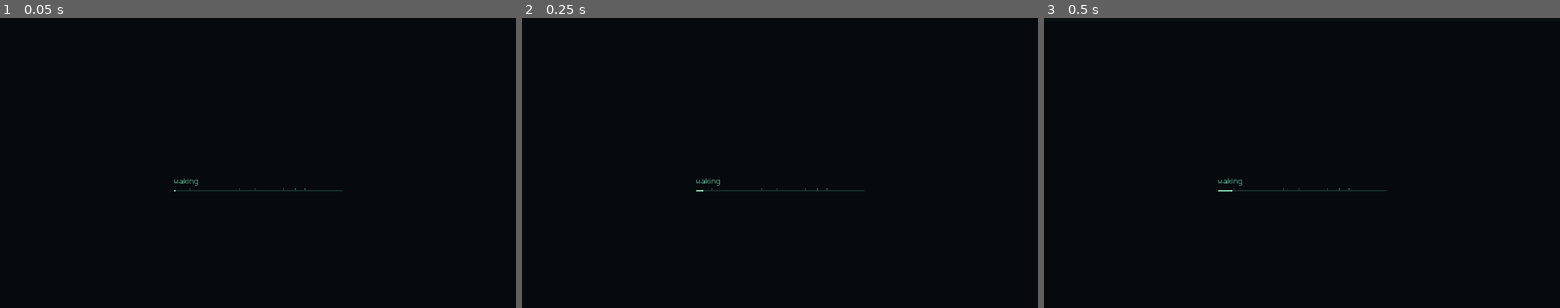
Above: before the commit, frames 1-3 (left to right).
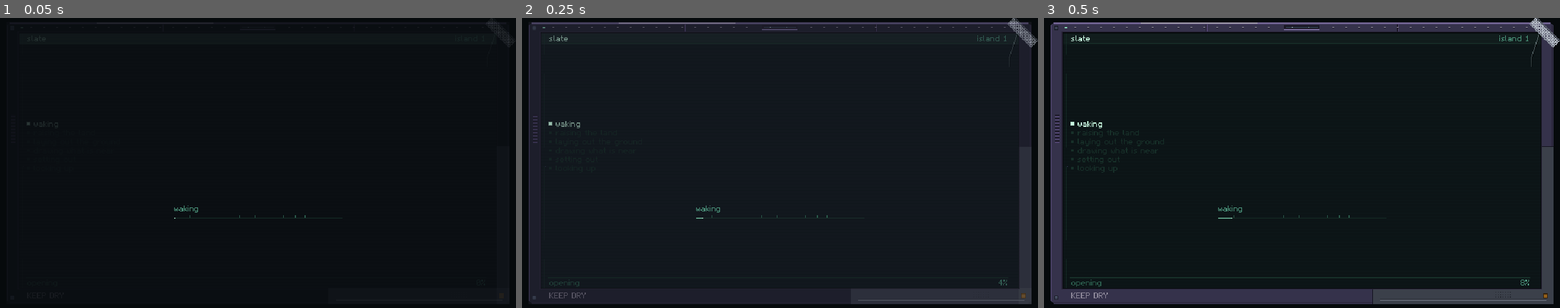
Above: after the commit, the same moments.

Repository: Xaxis/unspent-ortho
Game: Godot game, scene res://src/main.tscn
The game is run twice, just before and just after one commit, with the same random seed, the same clock (stepped at 60 frames per second) and the same inputs.
Inputs:
- Up to frame 1 (0.05 s): no input
- Up to frame 2 (0.25 s): no input
- Up to frame 3 (0.5 s): no input

The runs differ from the first frame. In frame 1, 0.6% of the frame differs, in the area x 5-100%, y 0-98%; in frame 2, 16%, in the area x 1-100%, y 0-99%; in frame 3, 14%.

Commit message:
Make the first screen of the game the slate, like every screen after it
The loading page was the one screen that was not the slate: bare phosphor type
and a hundred-pixel island floating high on a field that was 98.8% empty
near-black. It is the first thing anybody sees, and ART §9 says one device,
every screen, nothing that looks like it came from elsewhere.

It is the device an app opens on now — the same rect, the same glass, the same
status bar and foot strip — with violet chrome, rivets in a row, the module's
cold sensor slit, vents cut down the side, the grey casing soldered on at the
lower right, duct tape over the cracked corner and KEEP DRY scratched into it.
Drawn from rects at whole pixels rather than baked: it has to be on the very
first frame, and the slate's own bake takes a third of a second the start-up
cannot spend. 6.0% of the frame is bare ground now instead of 98.8%.

The glass carries the work as well as the line: the stages down the left margin,
ticked as they are done, the island in the middle, the line under it. That is
the slate's own two-pane layout, and every word of it is true.

The chrome rises over half a second rather than appearing. The web shell draws
this page in the browser while the engine downloads and cannot draw a bezel, so
the engine's page starts exactly as the shell left it and powers up from there.
The line moved down to keep its place in the new composition; the shell moved
with it, and tests/export holds the two together, as it holds the page's device
to UiSlate's.

Diff:
--- a/src/boot/boot_page.gd
+++ b/src/boot/boot_page.gd
@@ -30,7 +30,14 @@
 ## hand-over. The slate's glass and phosphor (UiTheme: GLASS_OFF, GHOST, FAINT, TEXT,
 ## BRIGHT, TEXT_DIM), written out so this page names nothing heavy: the loading
 ## page is the slate powering up.
+##
+## Palette is the one class it does name: eighty lines of const ramps with no
+## dependencies of its own, so the bezel's violet chrome, its grey casing patch
+## and its tape are the machines' own colours rather than a copy that can drift.
 const GLASS := Color("#060a0c")
+## The glass once it is lit (UiTheme.GLASS, GLASS_ROW): the screen inside the bezel.
+const SCREEN_GLASS := Color("#0b1315")
+const SCREEN_ROW := Color("#0d1618")
 const RAIL := Color("#173029")
 const TICK := Color("#2b5c4c")
 const LIT := Color("#87d9b5")
@@ -47,12 +54,31 @@
 const GRID := Color("#4b4274")
 const VILLAGE := Color("#c9fbe2")
 const SKETCH := 112
-const SKETCH_AT := Vector2i(264, 70)
+const SKETCH_AT := Vector2i(264, 104)
 const SKETCH_DRAW_SECONDS := 0.45
 
-const LINE_Y := 214
+const LINE_Y := 248
 const LINE_X0 := 216
 const LINE_X1 := 424
+
+## The device, and the glass in it: UiSlate.DEVICE and UiSlate.glass_of(DEVICE),
+## written out for the same reason the colours are (tests/export/test_boot_page
+## holds them to the slate's own). This is the device an app opens on, so the
+## first screen of the game is the screen every screen after it is.
+const DEVICE := Rect2i(8, 5, 624, 350)
+const SCREEN := Rect2i(24, 19, 592, 316)
+## The bar along the top of the glass and the strip along its foot.
+const STATUS_H := 12
+const KEYS_H := 12
+## Seconds the chrome takes to come up. The web shell draws this page in the
+## browser while the engine downloads (src/boot/shell.html) and cannot draw a
+## bezel, so the engine's page starts as the shell left it — bare glass — and
+## the chrome rises as the power does. Nothing pops.
+const BEZEL_IN := 0.5
+## The bezel's ink, all from the machines' own ramps.
+const CHROME := Palette.FOUND
+const CASING := Palette.ASH
+const SENSOR := Palette.COLD
 ## Seconds the page takes to lift off the scene once it is up.
 const LIFT_SECONDS := 0.35
 
@@ -356,19 +382,123 @@
 	return held_progress if held_progress >= 0.0 else stages.progress()
 
 
+## How far the slate has powered up, 0..1. A still page for shots is already on.
+func lit() -> float:
+	return 1.0 if kind == "preview" else clampf(_t / BEZEL_IN, 0.0, 1.0)
+
+
 ## The glass goes once the ink on it has faded.
 func _draw_glass() -> void:
 	var a := 1.0
 	if _lift >= 0.0:
 		a = 1.0 - clampf((_lift - LIFT_SECONDS * 0.4) / (LIFT_SECONDS * 0.6), 0.0, 1.0)
 	UiDraw.rect(_sheet, Rect2i(0, 0, 640, 360), Color(GLASS, a))
+	_draw_device(_sheet, a * lit())
+
+
+## The device the page is a screen of: violet chrome stolen off a machine, a
+## grey casing patched onto its lower right, duct tape over the cracked corner,
+## KEEP DRY scratched into it (docs/ART.md §9). The loading page was the one
+## screen in the game that was not the slate, and it is the first one anybody
+## sees. Drawn from rects at whole pixels, not baked: it must be on the very
+## first frame, and a bake takes a third of a second the start-up cannot spend.
+func _draw_device(ci: CanvasItem, a: float) -> void:
+	if a <= 0.0:
+		return
+	var d := DEVICE
+	var g := SCREEN
+	var face := CHROME[1].lerp(Palette.PLATE[1], 0.35)
+	# 1. The chrome: one violet face, chamfered corners, lit along the top and
+	#    left, one shade step along the bottom and right. Exact, as FOUND is.
+	UiDraw.rect(ci, d, Color(face, a))
+	for k in 4:
+		var n := 4 - k
+		for y: int in [d.position.y + k, d.end.y - 1 - k]:
+			UiDraw.rect(ci, Rect2i(d.position.x, y, n, 1), Color(GLASS, a))
+			UiDraw.rect(ci, Rect2i(d.end.x - n, y, n, 1), Color(GLASS, a))
+	UiDraw.hline(ci, d.position.x + 4, d.end.x - 5, d.position.y, Color(CHROME[0], a))
+	UiDraw.hline(ci, d.position.x + 4, d.end.x - 5, d.position.y + 1, Color(CHROME[3], a))
+	UiDraw.hline(ci, d.position.x + 4, d.end.x - 5, d.position.y + 2, Color(CHROME[2], a))
+	UiDraw.vline(ci, d.position.x + 1, d.position.y + 4, d.end.y - 5, Color(CHROME[2], a))
+	UiDraw.hline(ci, d.position.x + 4, d.end.x - 5, d.end.y - 2, Color(CHROME[0].lerp(CHROME[1], 0.5), a))
+	UiDraw.vline(ci, d.end.x - 2, d.position.y + 4, d.end.y - 5, Color(CHROME[0].lerp(CHROME[1], 0.5), a))
+	# One rubbed edge: years of a thumb along the top, worn to bright metal.
+	UiDraw.hline(ci, d.position.x + 112, d.position.x + 256, d.position.y + 1, Color(CHROME[5], a))
+	# 2. The plates its frame is built of, and the vent slots cut down the side.
+	for sx: int in [d.position.x + 193, d.position.x + 430]:
+		UiDraw.vline(ci, sx, d.position.y + 3, g.position.y - 3, Color(CHROME[0], a))
+		UiDraw.vline(ci, sx + 1, d.position.y + 3, g.position.y - 3, Color(CHROME[2], a))
+	for i in 9:
+		UiDraw.rect(ci, Rect2i(d.position.x + 6, d.position.y + 115 + i * 4, 5, 2), Color(CHROME[0], a))
+		UiDraw.hline(ci, d.position.x + 6, d.position.x + 10, d.position.y + 117 + i * 4, Color(CHROME[2], a))
+	# 3. Rivets along the top in an exact row, and the module's cold sensor slit.
+	var slit := Rect2i(320 - 22, d.position.y + 4, 44, 5)
+	var rx := d.position.x + 30
+	while rx < d.end.x - 30:
+		if rx < slit.position.x - 6 or rx > slit.end.x + 4:
+			UiDraw.rect(ci, Rect2i(rx, d.position.y + 6, 2, 1), Color(CHROME[5], a))
+			UiDraw.rect(ci, Rect2i(rx, d.position.y + 7, 2, 1), Color(CHROME[0], a))
+		rx += 16
+	UiDraw.rect(ci, slit, Color(CHROME[0], a))
+	UiDraw.hline(ci, slit.position.x + 2, slit.end.x - 3, slit.position.y + 2, Color(SENSOR[1], a))
+	for k: int in [9, 10, 30]:
+		UiDraw.px(ci, slit.position.x + k, slit.position.y + 2, Color(SENSOR[3], a))
+	UiDraw.hline(ci, slit.position.x, slit.end.x - 1, slit.end.y, Color(CHROME[3], a))
+	# 4. The grey casing cut off some other device and soldered onto the corner.
+	var seam_x := d.position.x + 399
+	var seam_y := d.position.y + 154
+	UiDraw.rect(ci, Rect2i(d.end.x - 16, seam_y, 16, d.end.y - seam_y), Color(CASING[1], a))
+	UiDraw.rect(ci, Rect2i(seam_x, d.end.y - 20, d.end.x - seam_x, 20), Color(CASING[1], a))
+	UiDraw.hline(ci, d.end.x - 16, d.end.x - 1, seam_y, Color(Palette.INK[1], a))
+	UiDraw.vline(ci, seam_x, d.end.y - 20, d.end.y - 1, Color(Palette.INK[1], a))
+	UiDraw.hline(ci, seam_x + 10, d.end.x - 10, d.end.y - 6, Color(CASING[0], a))
+	UiDraw.hline(ci, seam_x + 10, d.end.x - 10, d.end.y - 5, Color(CASING[2], a))
+	for gy in 3:
+		for gx in 7:
+			UiDraw.rect(ci, Rect2i(d.end.x - 72 + gx * 3, g.end.y + 5 + gy * 3, 1, 1), Color(CASING[0], a))
+	# 5. Two machine screws, and the brass one where the right screw was lost.
+	for s: Vector2i in [Vector2i(d.position.x + 5, d.position.y + 5), Vector2i(d.position.x + 5, d.end.y - 10)]:
+		UiDraw.rect(ci, Rect2i(s.x, s.y, 5, 5), Color(Palette.PLATE[3], a))
+		UiDraw.frame(ci, Rect2i(s.x, s.y, 5, 5), Color(Palette.PLATE[0], a))
+		UiDraw.hline(ci, s.x + 1, s.x + 3, s.y + 2, Color(Palette.PLATE[0], a))
+	UiDraw.rect(ci, Rect2i(d.end.x - 13, d.end.y - 13, 6, 6), Color(Palette.COPPER[2], a))
+	UiDraw.frame(ci, Rect2i(d.end.x - 13, d.end.y - 13, 6, 6), Color(Palette.COPPER[0], a))
+	# 6. KEEP DRY scratched into the chrome, the power light, the lip and the glass.
+	UiDraw.text(ci, Vector2i(d.position.x + 26, d.end.y - 15), "KEEP DRY", Color(CHROME[5], a * 0.85))
+	UiDraw.rect(ci, Rect2i(d.position.x + 18, d.position.y + 6, 3, 2), Color(LIT, a))
+	UiDraw.frame(ci, g.grow(2), Color(CHROME[0].lerp(CHROME[1], 0.4), a))
+	UiDraw.frame(ci, g.grow(1), Color(GLASS, a))
+	UiDraw.rect(ci, g, Color(SCREEN_GLASS, a))
+	for y in range(g.position.y + 1, g.end.y, 2):
+		UiDraw.hline(ci, g.position.x, g.end.x - 1, y, Color(SCREEN_ROW, a))
+	# 7. Duct tape across the top right corner, over the crack under it.
+	_draw_tape(ci, a)
+
+
+## Silver duct tape laid across the corner on the diagonal, its ends torn.
+func _draw_tape(ci: CanvasItem, a: float) -> void:
+	var corner := Vector2(DEVICE.end.x - 1, DEVICE.position.y)
+	for t in range(-19, 23):
+		var mid := corner + Vector2(1, 1).normalized() * t + Vector2(1, -1).normalized() * -16.0
+		var across := Vector2(1, -1).normalized()
+		for off in range(-6, 7):
+			var q := mid + across * off
+			var col := CASING[4] if absi(off) < 5 else CASING[3]
+			if off > 4:
+				col = CASING[2]
+			elif (roundi(q.x) * 2 + roundi(q.y)) % 4 == 0:
+				col = CASING[3]
+			UiDraw.px(ci, roundi(q.x), roundi(q.y), Color(col, a))
 
 
 func _draw_page() -> void:
 	var ci := _ink
 	# A faint band drifting down the glass: the page is alive while a stage runs.
-	var band_y := int(fmod(_t * 22.0, 400.0)) - 20
-	UiDraw.rect(ci, Rect2i(0, band_y, 640, 14), SCAN)
+	var g := SCREEN
+	var band_y := g.position.y + int(fmod(_t * 22.0, float(g.size.y + 40))) - 20
+	UiDraw.rect(ci, Rect2i(g.position.x, maxi(band_y, g.position.y), g.size.x, clampi(14, 0, g.end.y - maxi(band_y, g.position.y))), SCAN)
+	_draw_status(ci)
+	_draw_marks(ci)
 	_draw_sketch(ci)
 	var p := progress()
 	var x0 := LINE_X0
@@ -393,6 +523,79 @@
 	UiDraw.text(ci, Vector2i(x0, LINE_Y - 16), words, WORDS)
 
 
+## The slate's status bar and its key strip, the two things every app on this
+## device has: the page is one of them, so the empty field the island used to
+## float in is furnished the way the rest of the slate is.
+func _draw_status(ci: CanvasItem) -> void:
+	var a := lit()
+	if a <= 0.0:
+		return
+	var g := SCREEN
+	var x := g.position.x + 10
+	var y := g.position.y + 2
+	UiDraw.hline(ci, x - 2, g.end.x - 14, g.position.y + STATUS_H, Color(RAIL, a))
+	UiDraw.text(ci, Vector2i(x, y), "slate", Color(HEAD, a))
+	UiDraw.text_right(ci, g.end.x - 14, y, "island %d" % (options.seed_value if options != null else 0), Color(WORDS, a))
+	# The foot strip: what it is doing, in the place an app names its keys.
+	var fy := g.end.y - KEYS_H + 1
+	UiDraw.hline(ci, x - 2, g.end.x - 14, fy - 2, Color(RAIL, a))
+	UiDraw.text(ci, Vector2i(x, fy), "opening a world" if kind != "title" else "opening", Color(TICK, a))
+	UiDraw.text_right(ci, g.end.x - 14, fy, "%d%%" % roundi(progress() * 100.0), Color(WORDS, a))
+	_draw_stages(ci, a)
+
+
+## What the slate has done and what is left, as a list down the left margin: the
+## work is real and saying it fills the glass the way an app's list pane does.
+## The right margin stays clear, because that is where the crack is.
+func _draw_stages(ci: CanvasItem, a: float) -> void:
+	var rows: Array[String] = []
+	var seen := {}
+	for s in stages.stages:
+		if seen.has(s.label):
+			continue
+		seen[s.label] = true
+		rows.append(s.label)
+	if rows.is_empty():
+		return
+	var top := SKETCH_AT.y + SKETCH / 2 - rows.size() * 11 / 2
+	var here := stages.current()
+	var doing := _label_at(progress()) if held_progress >= 0.0 else (here.label if here != null else rows[-1])
+	var past := true
+	for i in rows.size():
+		var y := top + i * 11
+		var now := rows[i] == doing
+		if now:
+			past = false
+		var col := WORDS if past else (HEAD if now else RAIL)
+		UiDraw.rect(ci, Rect2i(SCREEN.position.x + 10, y + 3, 3, 3), Color(LIT if past else (HEAD if now else RAIL), a))
+		if now:
+			UiDraw.rect(ci, Rect2i(SCREEN.position.x + 9, y + 2, 5, 5), Color(HEAD, a * (0.3 + 0.35 * sin(_t * 5.0) + 0.35)))
+		UiDraw.text(ci, Vector2i(SCREEN.position.x + 18, y), rows[i], Color(col, a))
+
+
+## The glass is salvaged and says so: a column of stuck pixels down the left
+## margin, and the crack in the top right corner under the tape (docs/ART.md §9).
+## Both live in the margins, clear of everything the page writes.
+func _draw_marks(ci: CanvasItem) -> void:
+	var a := lit()
+	if a <= 0.0:
+		return
+	var g := SCREEN
+	var dx := g.position.x + 3
+	for y in range(g.position.y, g.end.y):
+		if (y / 23) % 5 == 2:
+			continue
+		UiDraw.px(ci, dx, y, Color(RAIL, a * (0.9 if y % 2 == 0 else 0.6)))
+	UiDraw.px(ci, g.position.x + 5, g.position.y + g.size.y / 2 + 7, Color(GRID, a))
+	var p := Vector2i(g.end.x - 2, g.position.y + 1)
+	for i in 40:
+		p.y += 1
+		if i % 3 == 0:
+			p.x = maxi(p.x - 1, g.end.x - 12)
+		UiDraw.px(ci, p.x, p.y, Color(0.75, 0.84, 0.86, a * (0.5 - 0.3 * i / 40.0)))
+		UiDraw.px(ci, p.x + 1, p.y, Color(0, 0, 0, a * 0.5))
+
+
 ## The island drawn in from the west, the start blinking on it like a cursor.
 func _draw_sketch(ci: CanvasItem) -> void:
 	if _sketch == null:
--- a/tests/export/test_boot_page.gd
+++ b/tests/export/test_boot_page.gd
@@ -209,3 +209,26 @@
 	title._process(0.05)
 	check(title._drawing(), "with threads the next coast is on its way")
 	holder.free()
+
+
+
+## The loading page is a screen of the same device every app opens on, and it
+## draws that device itself rather than naming UiSlate (which would pull the
+## whole slate in before the first frame, and whose bezel is baked on a worker
+## a third of a second after anyone asks for it). So the numbers are written out
+## twice, and this holds the two copies together.
+func test_the_page_is_a_screen_of_the_slate() -> void:
+	eq(BootPage.DEVICE, UiSlate.DEVICE, "the page's device is the slate's")
+	eq(BootPage.SCREEN, UiSlate.glass_of(UiSlate.DEVICE), "and its glass is the slate's glass")
+	eq(BootPage.STATUS_H, UiSlate.STATUS_H, "the status bar is the same height")
+	eq(BootPage.KEYS_H, UiSlate.KEYS_H, "and so is the strip along the foot")
+	eq(BootPage.SCREEN_GLASS, UiTheme.GLASS, "the lit glass is the slate's")
+	eq(BootPage.SCREEN_ROW, UiTheme.GLASS_ROW, "and so is its scan row")
+	eq(BootPage.GLASS, UiTheme.GLASS_OFF, "and the page behind it is glass with no power in it")
+	# Everything the page writes stands inside the glass, clear of both margins.
+	var g := BootPage.SCREEN
+	check(g.position.x + UiSlate.MARGIN_L <= BootPage.LINE_X0, "the line starts clear of the dead column")
+	check(BootPage.LINE_X1 <= g.end.x - UiSlate.MARGIN_R, "and ends clear of the crack")
+	check(BootPage.LINE_Y < g.end.y - BootPage.KEYS_H - 2, "and stands above the foot strip")
+	check(BootPage.SKETCH_AT.y > g.position.y + BootPage.STATUS_H, "the island hangs below the status bar")
+	check(BootPage.SKETCH_AT.y + BootPage.SKETCH < BootPage.LINE_Y - 16, "and above the words over the line")
Not shown, changed: src/boot/shell.html
